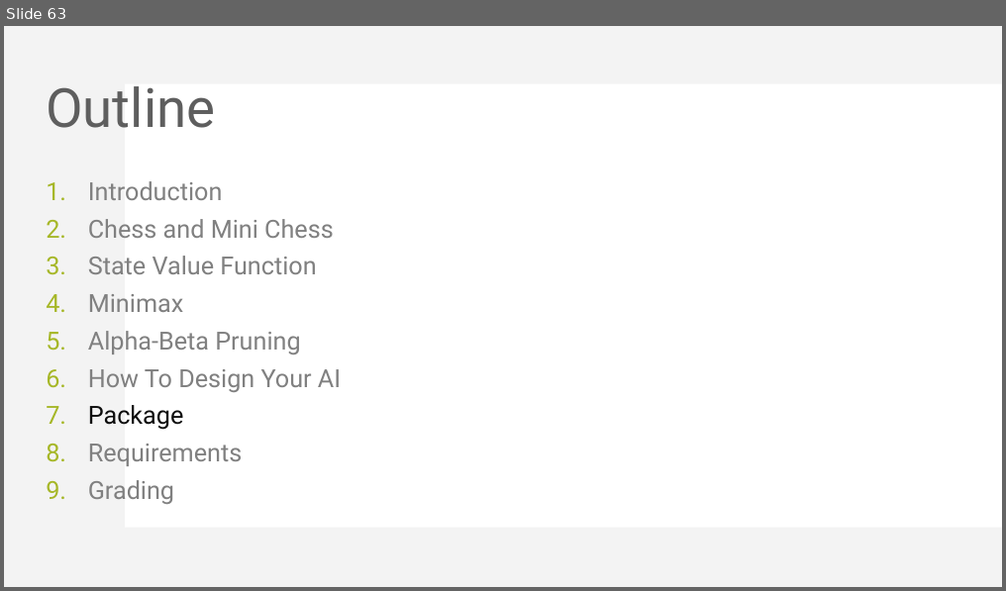
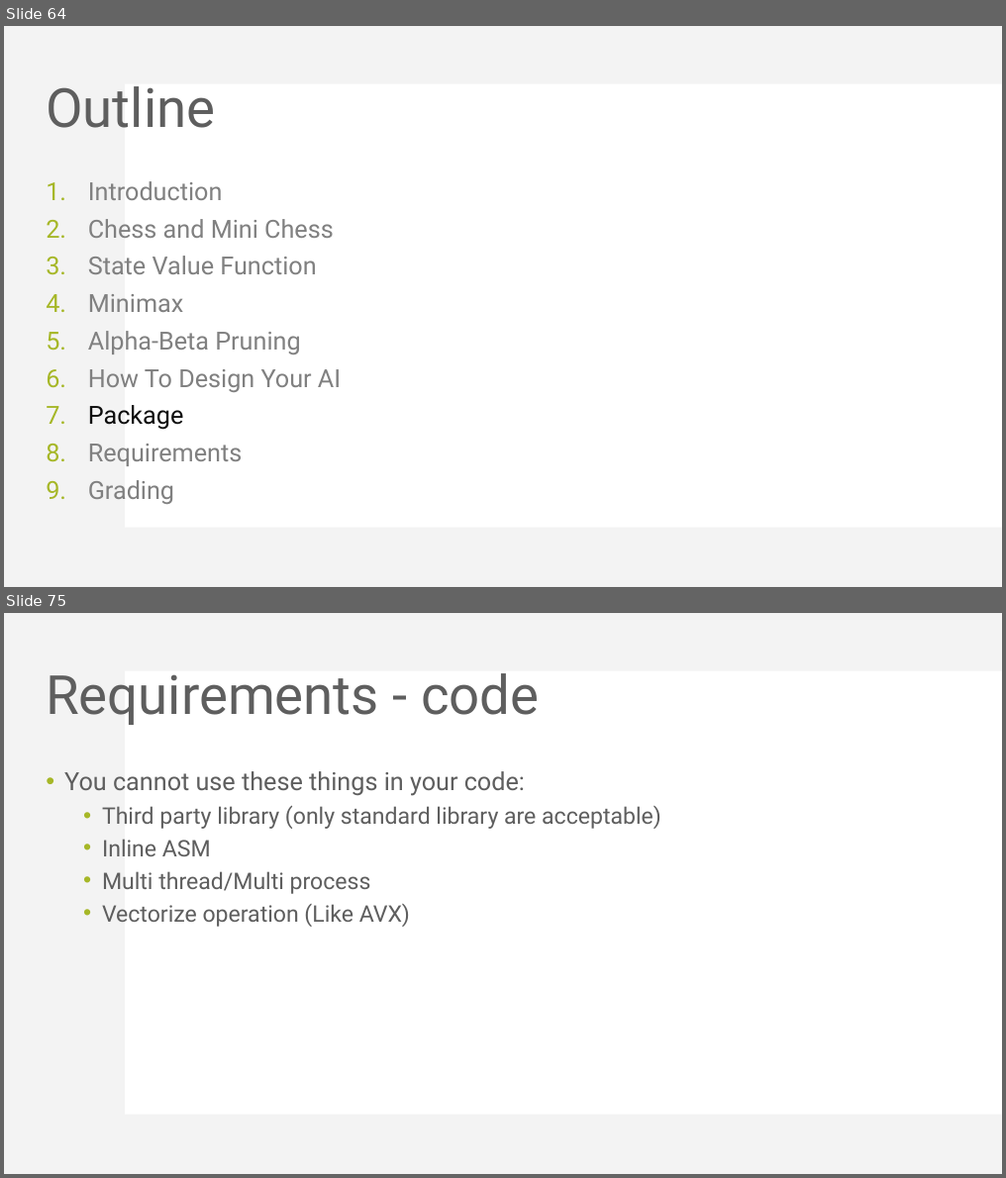
Before and after one commit to KohakuBlueleaf/MiniChess, a slide deck: document/Mini Project 3 introduction.pptx. Shown one above the other, each under a label of ours: slide 63 before the commit, slides 64 and 75 after it; the slides between them are not shown. The pictures are 1006x591 and 1006x1178 pixels, drawn with LibreOffice and Linux fonts; fonts in the diff are those of the drawing. Boxes give left, top, right and bottom in pixels: in the first picture for what was removed or moved away, otherwise in the second. Text is boxed around its words. In the diff, an @@ line names an element or a change of style, - is before the commit and + after.

```diff
--- a/document/Mini Project 3 introduction.pptx
+++ b/document/Mini Project 3 introduction.pptx
@@ slide 75 added at (x1=4, y1=613, x2=1002, y2=1174), background #FFFFFF; not listed: 2 template elements that a slide beside it also shows @@
@@ title added at (x1=46, y1=673, x2=539, y2=725), 52 pt, text #5E5E5E @@
+Requirements - code
@@ text added at (x1=64, y1=771, x2=661, y2=927), 22 pt, text #5E5E5E @@
+• You cannot use these things in your code:
+  • Third party library (only standard library are acceptable)
+  • Inline ASM
+  • Multi thread/Multi process
+  • Vectorize operation (Like AVX)
@@ what was slide 63 is now slide 64 @@
```
Also in this commit, not shown: 3 slides changed, 18 other slides added, 1 other file.
